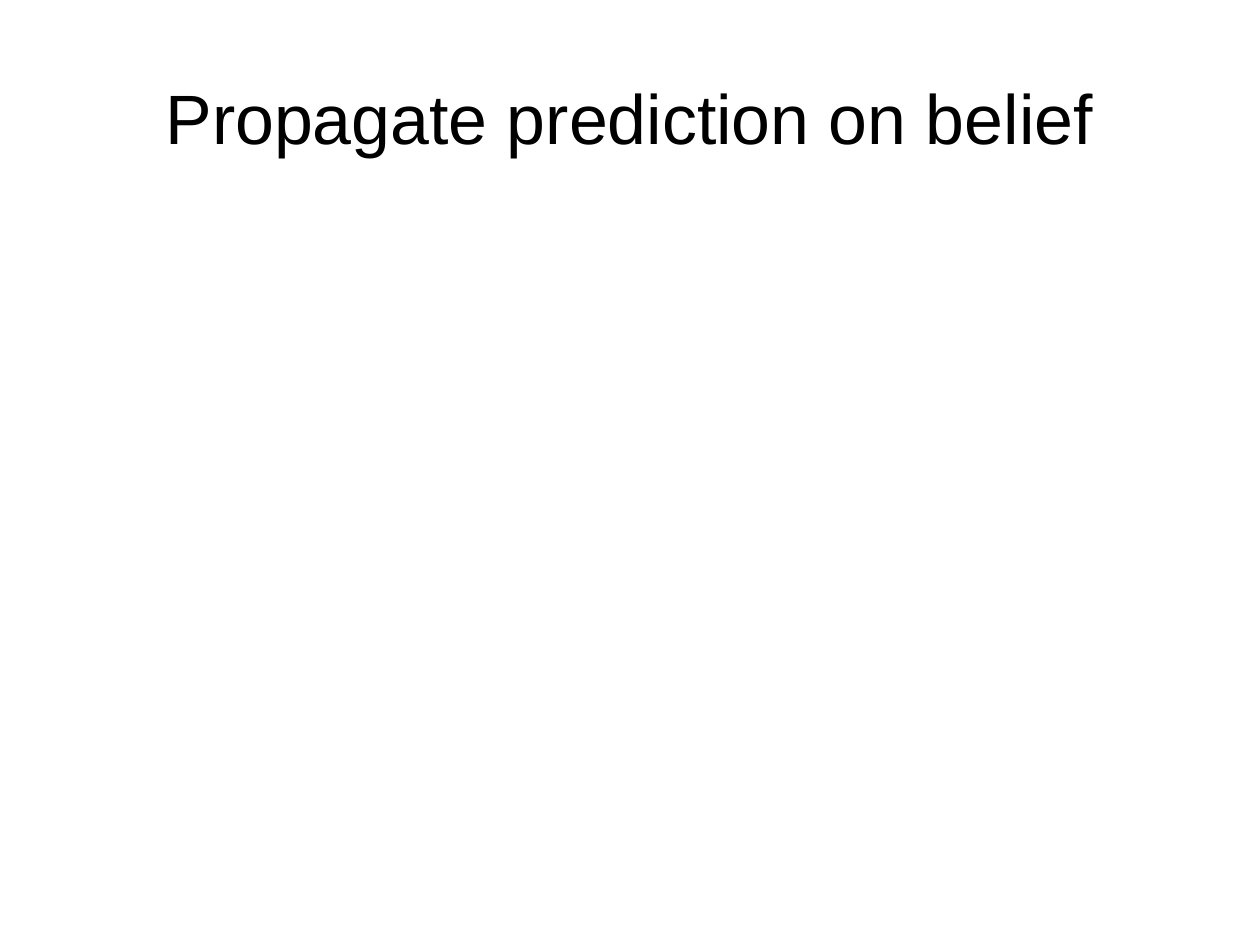
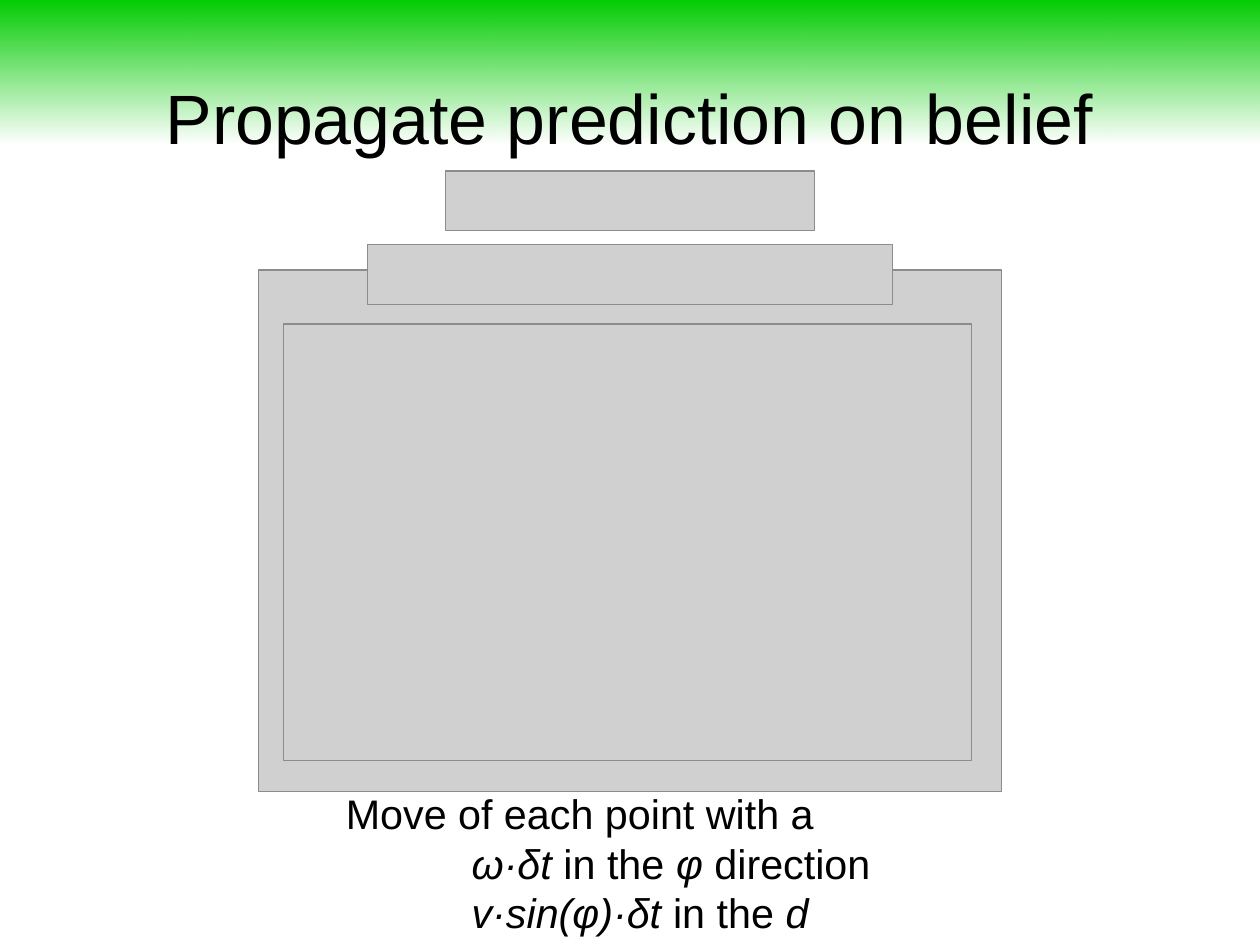
Before and after one commit to maivincent/MISE_presentations, a slide deck: slide 16 of step2_3_Lane_filter.odp. Drawn at 1260x945 pixels with LibreOffice and Linux fonts; fonts in the diff are those of the drawing; grey boxes stand for pictures. Boxes give left, top, right and bottom in pixels: in the first picture for what was removed or moved away, otherwise in the second. Text is boxed around its words. In the diff, an @@ line names an element or a change of style, - is before the commit and + after.

Commit message:
Lane filter - finished prediction step

```diff
--- a/step2_3_Lane_filter.odp
+++ b/step2_3_Lane_filter.odp
@@ rectangle added at [0, 0, 1260, 144], fill gradient #00CC00 @@
@@ picture added at [446, 172, 815, 231] @@
@@ picture added at [367, 245, 893, 305] @@
@@ picture added at [258, 270, 1002, 791] @@
@@ picture added at [284, 324, 972, 760] @@
@@ text added at [346, 799, 870, 937], 26 pt, text #000000 @@
+Move of each point with a
+ω·δt in the φ direction
+v·sin(φ)·δt in the d direction
```
Also in this commit, not shown: 2 slides added, 1 other file.
